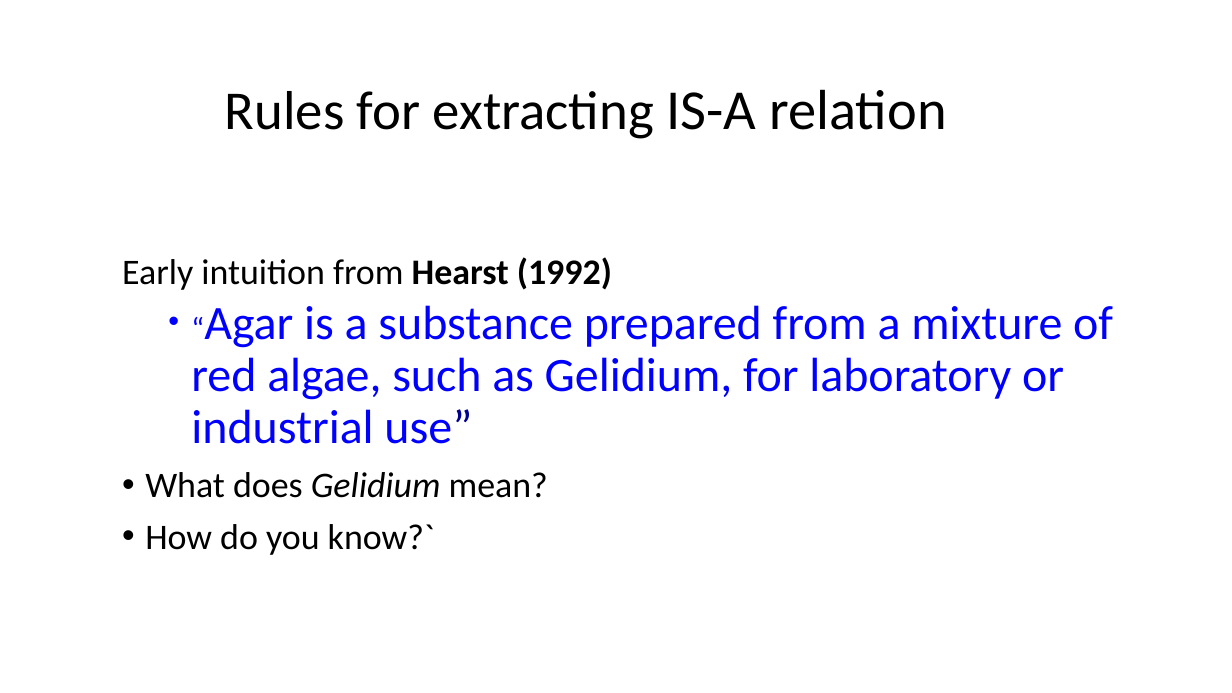
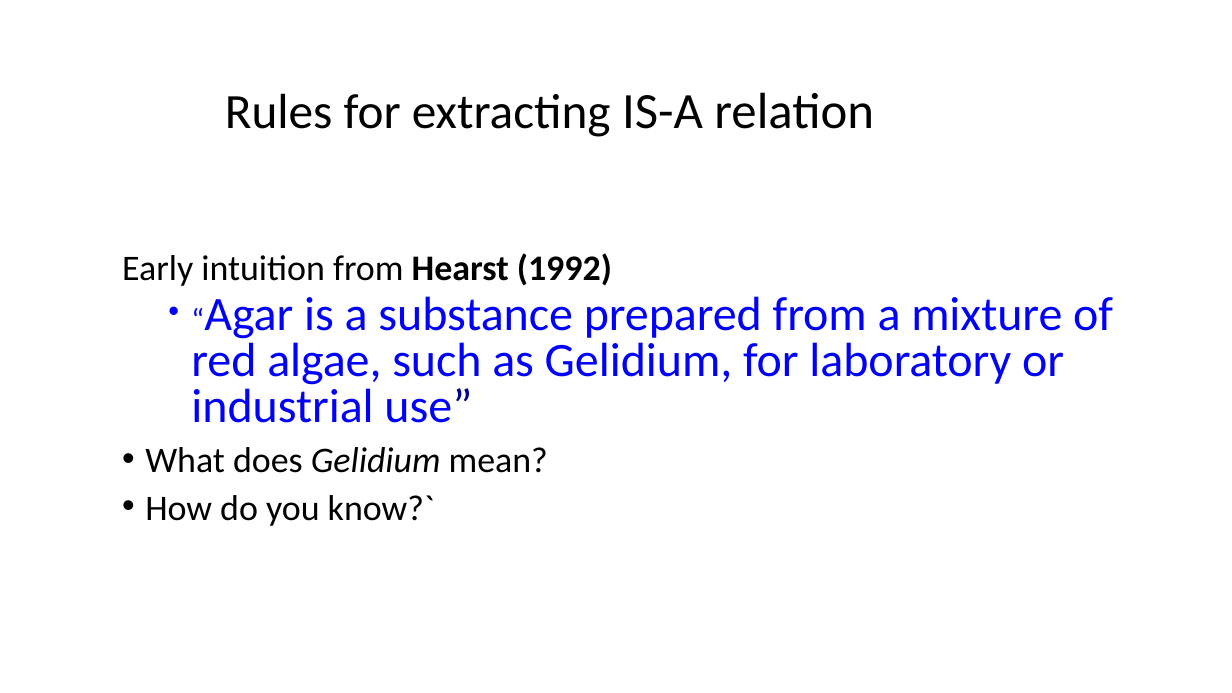
Before and after one commit to aritter/aritter.github.io, a slide deck: slide 16 of courses/5525_slides/relation_extraction.pptx (slide 15 before the commit). Drawn at 1232x693 pixels with LibreOffice and Linux fonts; fonts in the diff are those of the drawing. Boxes give left, top, right and bottom in pixels: in the first picture for what was removed or moved away, otherwise in the second. Text is boxed around its words. In the diff, an @@ line names an element or a change of style, - is before the commit and + after.

```diff
--- a/courses/5525_slides/relation_extraction.pptx
+++ b/courses/5525_slides/relation_extraction.pptx
@@ title "Rules for extracting IS-A relation" at <box>225,92,874,137</box>: size 42.7 to 38.4 pt in "Rules for extracting"; size 44 to 39.6 pt in "IS-A relation" @@
@@ text "Early intuition from Hearst (1992)" at <box>122,253,1113,526</box>: line spacing 0.9 to 0.8 @@
```
Also in this commit, not shown: 2 other slides changed, 2 slides added, 3 other files.
